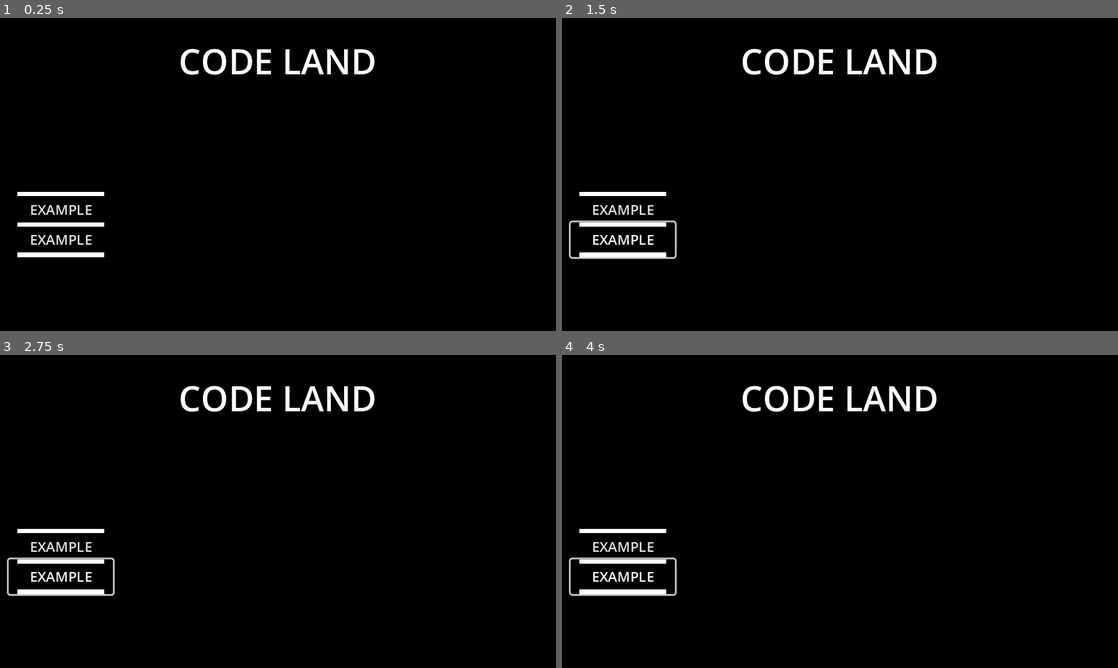
Above: before the commit, frames 1-4 (two rows, left to right).
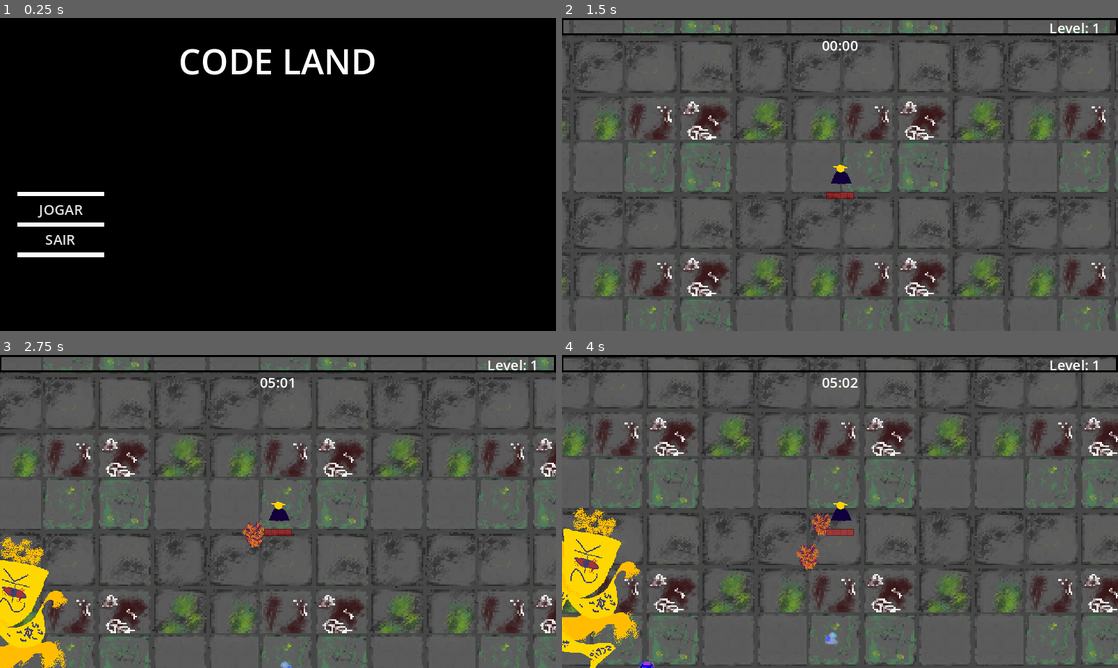
Above: after the commit, the same moments.

Repository: Jujubileuu/Code-Land
Game: Godot game, scene res://MenuScreen/menu.tscn
Two runs of this game, one before a commit and one after it. Both use one fixed random seed, a clock stepped at 60 frames per second and the inputs below. Video files are missing from this copy of the repository; at most half a second of black plays in their place.
Inputs (mouse positions are in pixels of both pictures, inside the frame that each line leads up to):
- Up to frame 1 (0.25 s): no input
- Up to frame 2 (1.5 s): click "EXAMPLE" (after the commit: "JOGAR") at 0.5 s; click (623, 240) at 1.25 s, where only the run before the commit has a clickable "EXAMPLE"
- Up to frame 3 (2.75 s): move the mouse to (400, 495) at 2.02 s; hold D (right) from 2.03 s (still down); click (400, 495) at 2.1 s
- Up to frame 4 (4 s): move the mouse to (728, 527) at 2.77 s; release D (right) at 2.78 s; hold S (down) 2.78-3.53 s; click (728, 527) at 2.85 s; move the mouse to (895, 442) at 3.52 s; hold D (right) from 3.53 s (still down); click (895, 442) at 3.6 s

The runs differ from the first frame. In frame 1, 0.4% of the frame differs, in the area x 5-17%, y 59-73%; in frame 2, 98%; in frame 3, 99%; in frame 4, 99%, in the area x 0-100%, y 0-100%.

Commit message:
Fixed Menu

Diff:
--- a/gametest/MenuScreen/menu.gd
+++ b/gametest/MenuScreen/menu.gd
@@ -2,8 +2,12 @@
 
 var level = "res://main.tscn"
 
-func _on_btn_play_click_end():
+func _ready():
+	pass
+
+func _on_btn_play_pressed():
 	var _level = get_tree().change_scene_to_file(level)
 
-func _on_btn_exit_click_end():
+
+func _on_btn_exit_pressed():
 	get_tree().quit()
--- a/gametest/MenuScreen/menu.tscn
+++ b/gametest/MenuScreen/menu.tscn
@@ -31,6 +31,7 @@
 color = Color(127.612, 128.498, 128.498, 1)
 
 [node name="ColorRect2" type="ColorRect" parent="."]
+layout_mode = 0
 offset_left = 20.0
 offset_top = 235.0
 offset_right = 120.0
@@ -38,6 +39,7 @@
 color = Color(127.612, 128.498, 128.498, 1)
 
 [node name="ColorRect3" type="ColorRect" parent="."]
+layout_mode = 0
 offset_left = 20.0
 offset_top = 270.0
 offset_right = 120.0
@@ -60,6 +62,7 @@
 offset_right = 130.0
 offset_bottom = 240.0
 theme_type_variation = &"FlatButton"
+text = "JOGAR"
 
 [node name="btn_exit" parent="." instance=ExtResource("1_kgq80")]
 layout_mode = 0
@@ -68,8 +71,11 @@
 offset_right = 130.0
 offset_bottom = 275.0
 theme_type_variation = &"FlatButton"
+text = "SAIR"
 
 [connection signal="click_end" from="btn_play" to="." method="_on_btn_play_click_end"]
 [connection signal="click_end" from="btn_play" to="btn_play" method="_on_click_end"]
+[connection signal="pressed" from="btn_play" to="." method="_on_btn_play_pressed"]
 [connection signal="click_end" from="btn_exit" to="." method="_on_btn_exit_click_end"]
 [connection signal="click_end" from="btn_exit" to="btn_exit" method="_on_click_end"]
+[connection signal="pressed" from="btn_exit" to="." method="_on_btn_exit_pressed"]
--- a/gametest/inimigos/boss_css.tscn
+++ b/gametest/inimigos/boss_css.tscn
@@ -17,8 +17,8 @@
 
 [node name="enemy" type="CharacterBody2D" groups=["player"]]
 scale = Vector2(3, 3)
-collision_layer = 5
-collision_mask = 5
+collision_layer = 17
+collision_mask = 17
 motion_mode = 1
 script = ExtResource("1_w6q16")
 movement_speed = 100.0
--- a/gametest/inimigos/boss_javascript.tscn
+++ b/gametest/inimigos/boss_javascript.tscn
@@ -19,8 +19,8 @@
 
 [node name="enemy" type="CharacterBody2D" groups=["player"]]
 scale = Vector2(2, 2)
-collision_layer = 5
-collision_mask = 5
+collision_layer = 17
+collision_mask = 17
 motion_mode = 1
 script = ExtResource("1_yiodh")
 movement_speed = 120.0
--- a/gametest/main.tscn
+++ b/gametest/main.tscn
@@ -9,7 +9,6 @@
 [ext_resource type="PackedScene" uid="uid://dmyb2xu8eai0" path="res://inimigos/enemy_cobra.tscn" id="5_rmcho"]
 [ext_resource type="PackedScene" uid="uid://mwu7wly7ervc" path="res://inimigos/enemy_besouro.tscn" id="5_xo8u5"]
 [ext_resource type="PackedScene" uid="uid://bhxlxpayvjwsc" path="res://inimigos/enemy_fumaca.tscn" id="5_xytwv"]
-[ext_resource type="PackedScene" uid="uid://1fhtuts27qw0" path="res://Objects/experience_gem.tscn" id="6_b6td2"]
 [ext_resource type="PackedScene" uid="uid://dbg5alck2ibpd" path="res://inimigos/boss_css.tscn" id="7_udg3w"]
 [ext_resource type="PackedScene" uid="uid://ce1ct6j82r80n" path="res://inimigos/boss_javascript.tscn" id="10_366io"]
 
@@ -156,8 +155,3 @@
 spawns = Array[ExtResource("4_8gt27")]([SubResource("Resource_4d0jm"), SubResource("Resource_mwua5"), SubResource("Reso …(417 unchanged characters)…
 
 [node name="Loot" type="Node2D" parent="." groups=["loot"]]
-
-[node name="ExperienceGem" parent="." instance=ExtResource("6_b6td2")]
-position = Vector2(530, -81)
-scale = Vector2(1.5, 1.5)
-experience = 50
--- a/gametest/project.godot
+++ b/gametest/project.godot
@@ -71,6 +71,7 @@
 2d_physics/layer_2="Player"
 2d_physics/layer_3="Enemy"
 2d_physics/layer_4="Loot"
+2d_physics/layer_5="Boss"
 
 [rendering]
 
Not shown: 1 places in gametest/main.tscn that only renumber resources
